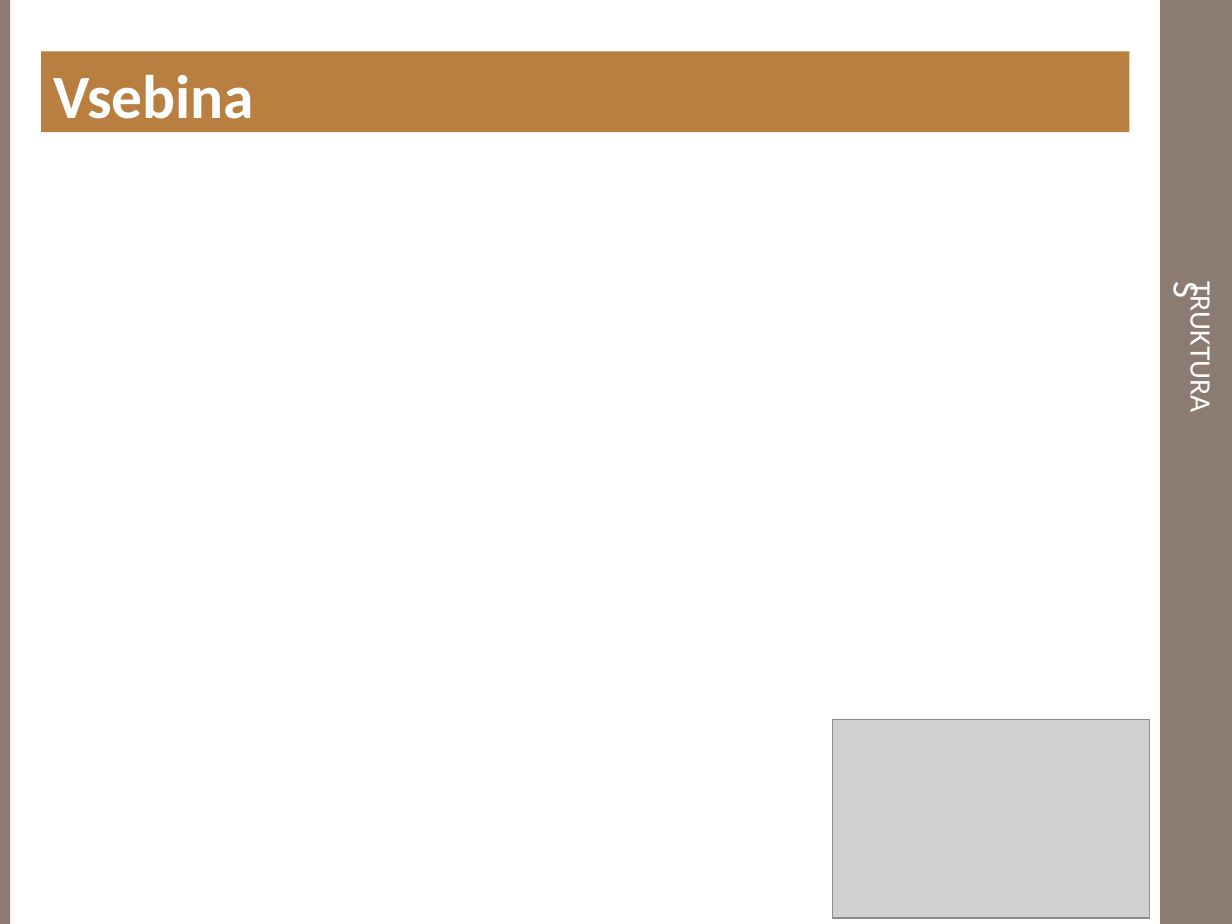
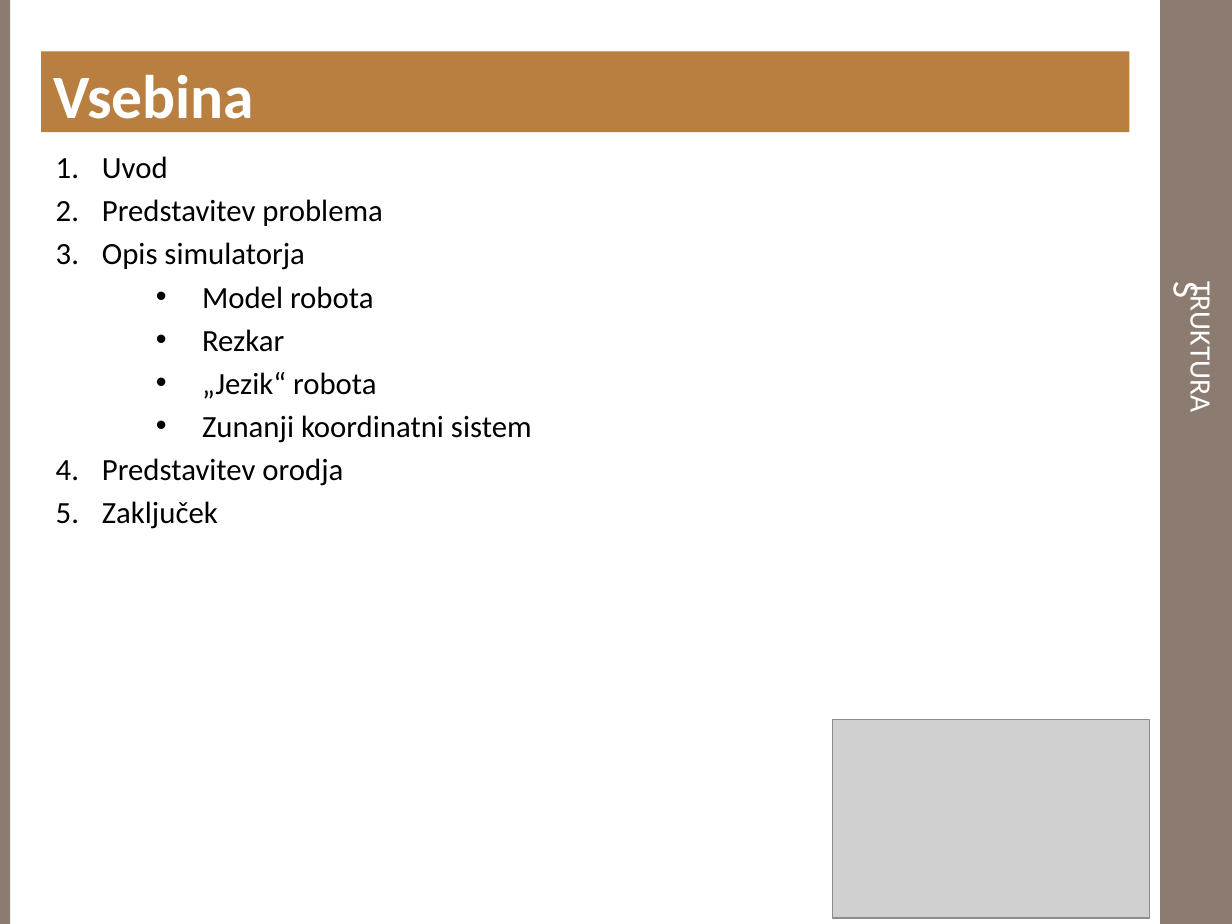
Before and after one commit to doctorA/robot-simulator, a slide deck: slide 2 of Robot_simulator/Dokumentacija/MotomanPredstavitev.pptx. Drawn at 1232x924 pixels with LibreOffice and Linux fonts; fonts in the diff are those of the drawing; grey boxes stand for pictures; background and template pictures are left out. Boxes give left, top, right and bottom in pixels: in the first picture for what was removed or moved away, otherwise in the second. Text is boxed around its words. In the diff, an @@ line names an element or a change of style, - is before the commit and + after.

Commit message:
MOTOMAN_UM_ver1.docx - spremenjene malenkosti (HURR DURR LETNICE DURR) MotomanPredstavitev.pptx - dodana poglavja Uvod, Opis problema, Opis simulatorja (začetek opisa Model robota)

```diff
--- a/Robot_simulator/Dokumentacija/MotomanPredstavitev.pptx
+++ b/Robot_simulator/Dokumentacija/MotomanPredstavitev.pptx
@@ text added at [102, 156, 532, 529], 18 pt, text #000000 @@
+1. Uvod
+2. Predstavitev problema
+3. Opis simulatorja
+  • Model robota
+  • Rezkar
+  • „Jezik“ robota
+  • Zunanji koordinatni sistem
+4. Predstavitev orodja
+5. Zaključek
```
Also in this commit, not shown: 7 slides added, 2 slides removed, 1 other file.
